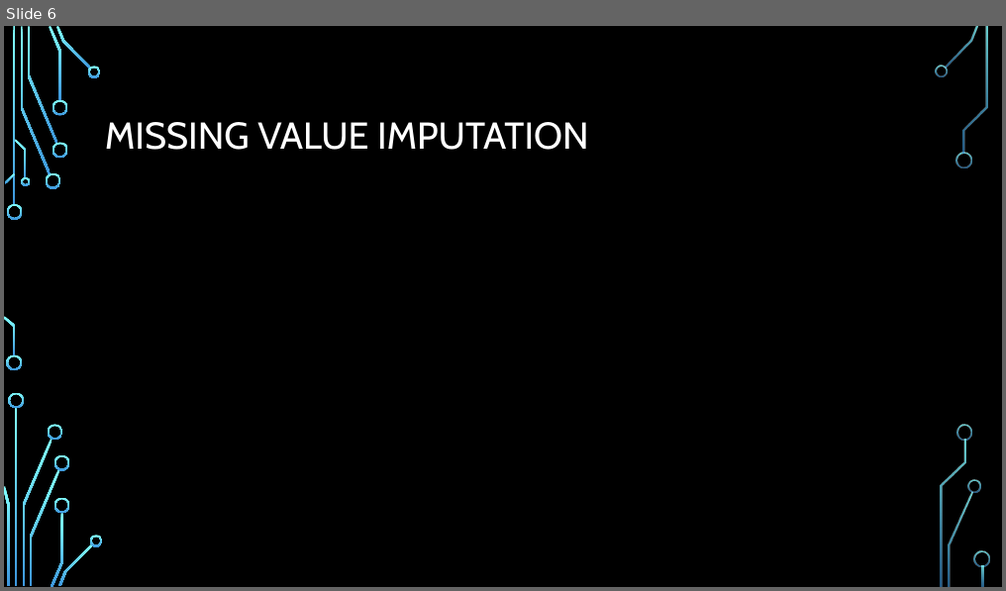
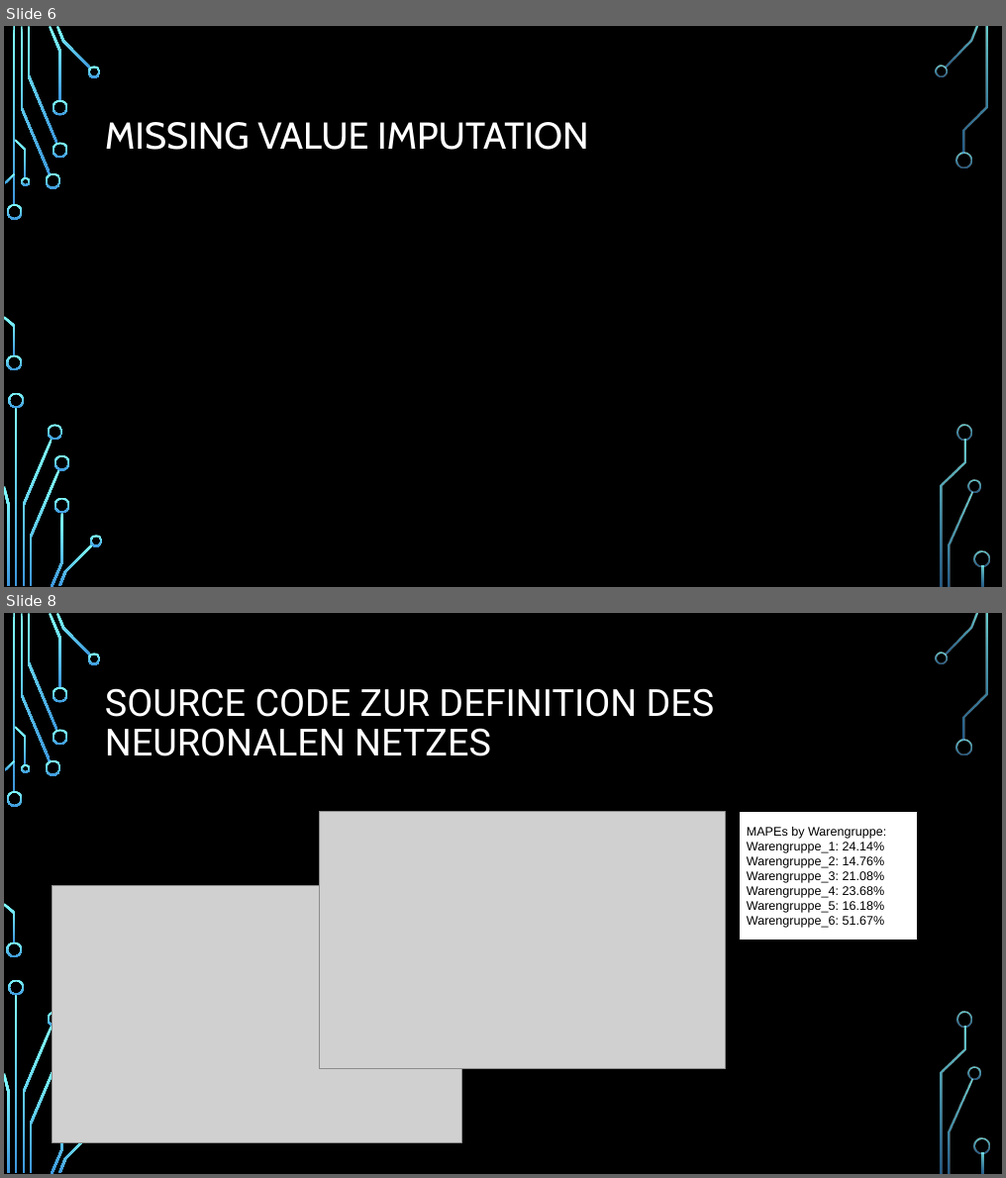
Before and after one commit to Marcel-Ag/Team_Raum-3_BakerySalesPredictions, a slide deck: 4_Presentation/Präsentation_Raum3.pptx. Shown one above the other, each under a label of ours: slide 6 before the commit, slides 6 and 8 after it; the slides between them are not shown. The pictures are 1006x591 and 1006x1178 pixels, drawn with LibreOffice and Linux fonts; fonts in the diff are those of the drawing; grey boxes stand for pictures; background and template pictures are left out. Boxes give left, top, right and bottom in pixels: in the first picture for what was removed or moved away, otherwise in the second. Text is boxed around its words. In the diff, an @@ line names an element or a change of style, - is before the commit and + after.

```diff
--- a/4_Presentation/Präsentation_Raum3.pptx
+++ b/4_Presentation/Präsentation_Raum3.pptx
@@ slide 8 added at [4,613,1002,1174], background picture (left out); not listed: 33 template elements that a slide beside it also shows @@
@@ title added at [105,688,715,757], 36 pt, text #FFFFFF @@
+SOURCE CODE ZUR DEFINITION DES NEURONALEN NETZES
@@ picture added at [320,812,726,1069] @@
@@ rectangle added at [740,811,918,940], fill #FFFFFF, outline #000000 0.75 pt, 12 pt, text #000000 @@
+MAPEs by Warengruppe: Warengruppe_1: 24.14% Warengruppe_2: 14.76% Warengruppe_3: 21.08% Warengruppe_4: 23.68% Warengruppe_5: 16.18% Warengruppe_6: 51.67%
@@ picture added at [52,885,461,1143] @@
```
Also in this commit, not shown: 1 slide changed, 1 other slide added, 1 slide removed.
